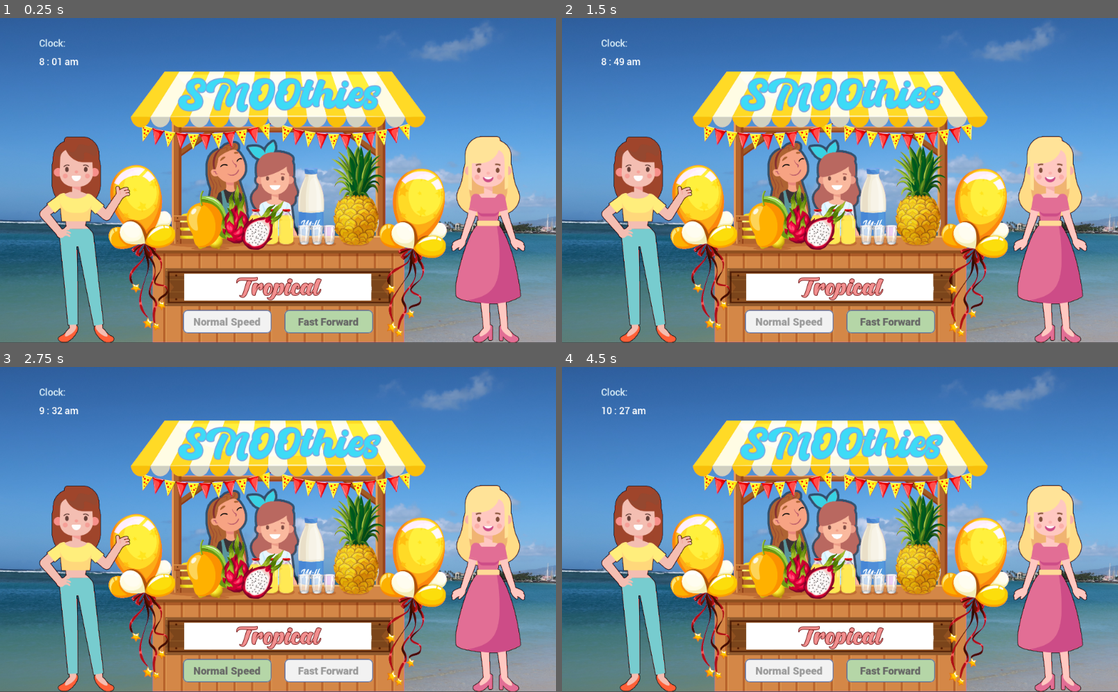
Above: before the commit, frames 1-4 (two rows, left to right).
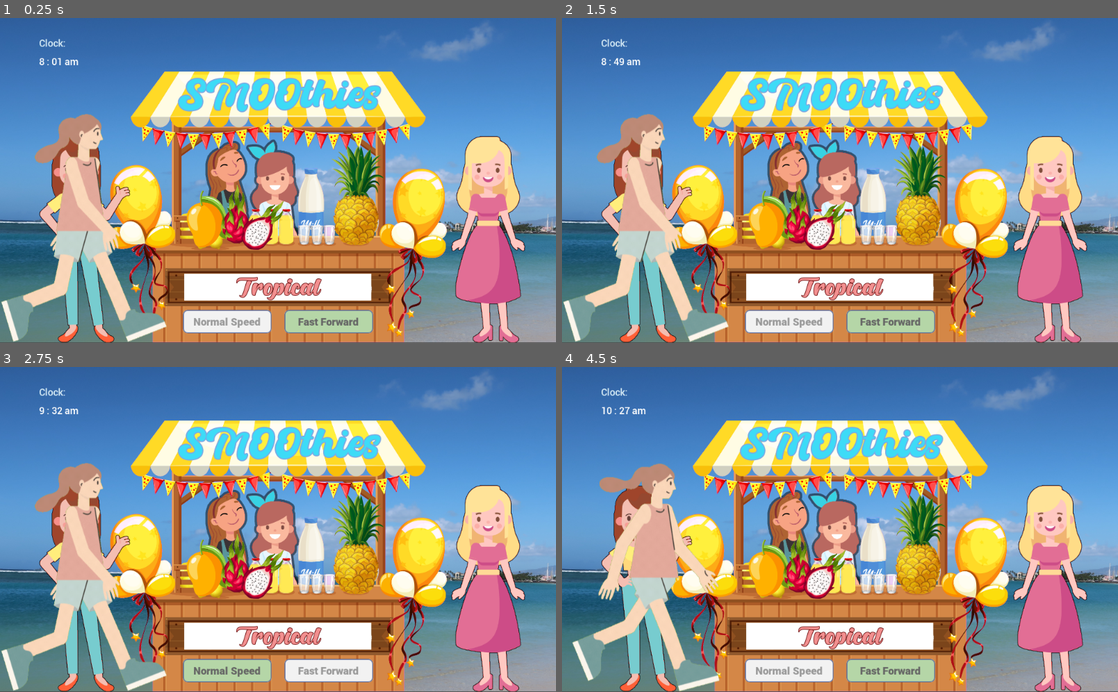
Above: after the commit, the same moments.

Repository: thepriscillawang/SMOOthies
Game: Godot game, scene res://Scenes/Simulation.tscn
Same seed, same stepped clock (60 frames per second), same inputs: the game is played once before the commit and once after it. This scene is started directly instead of the project's main scene. Sound files missing from this copy of the repository are replaced by a short silence.
Inputs (mouse positions are in pixels of both pictures, inside the frame that each line leads up to):
- Up to frame 1 (0.25 s): no input
- Up to frame 2 (1.5 s): click (890, 323) at 0.5 s; click (789, 323) at 1.25 s
- Up to frame 3 (2.75 s): click (328, 672) at 2 s
- Up to frame 4 (4.5 s): click (789, 672) at 2.75 s; click (890, 672) at 3.5 s; click (789, 672) at 4.25 s

The runs differ from the first frame. In frame 1, 5.2% of the frame differs, in the area x 0-30%, y 29-100%; in frame 2, 5.2%; in frame 3, 5.2%; in frame 4, 5.7%, in the area x 1-29%, y 29-100%.
Error in both runs: Invalid operands 'Nil' and 'int' in operator '-'. (res://Scenes/Algorithm.gd:120)

Commit message:
Character01 added to simulation scene

Diff:
--- a/src/SMOOthies/Scenes/Simulation.tscn
+++ b/src/SMOOthies/Scenes/Simulation.tscn
@@ -13,6 +13,8 @@
 [ext_resource path="res://images/button_normal-speed.png" type="Texture" id=11]
 [ext_resource path="res://images/button_normal-speed_disabled.png" type="Texture" id=12]
 [ext_resource path="res://images/button_fast-forward_disabled.png" type="Texture" id=13]
+[ext_resource path="res://images/Character_01_01.png" type="Texture" id=14]
+[ext_resource path="res://images/Character_01_02.png" type="Texture" id=15]
 
 [sub_resource type="DynamicFont" id=1]
 size = 72
@@ -33,6 +35,14 @@
 [sub_resource type="DynamicFont" id=4]
 size = 18
 font_data = ExtResource( 8 )
+
+[sub_resource type="SpriteFrames" id=5]
+animations = [ {
+"frames": [ ExtResource( 14 ), ExtResource( 15 ) ],
+"loop": true,
+"name": "default",
+"speed": 5.0
+} ]
 
 [node name="Simulation" type="Node2D"]
 position = Vector2( 0, -1 )
@@ -79,7 +89,7 @@
 align = 1
 valign = 1
 
-[node name="Label" type="Label" parent="."]
+[node name="Tropical" type="Label" parent="."]
 margin_left = 434.0
 margin_top = 464.0
 margin_right = 591.0
@@ -95,7 +105,7 @@
 wait_time = 60.0
 autostart = true
 
-[node name="Label2" type="Label" parent="."]
+[node name="ClockTitle" type="Label" parent="."]
 margin_left = 72.0
 margin_top = 37.0
 margin_right = 112.0
@@ -112,6 +122,12 @@
 custom_colors/font_color = Color( 1, 1, 1, 1 )
 custom_fonts/font = SubResource( 4 )
 
+[node name="AnimatedSprite" type="AnimatedSprite" parent="."]
+position = Vector2( 154, 382 )
+frames = SubResource( 5 )
+frame = 1
+playing = true
+
 [connection signal="pressed" from="FastForwardButton" to="." method="_on_FastForwardButton_pressed"]
 [connection signal="pressed" from="NormalSpeedButton" to="." method="_on_NormalSpeedButton_pressed"]
 [connection signal="timeout" from="Timer" to="." method="_on_Timer_timeout"]
Not shown: 1 places in src/SMOOthies/Scenes/Simulation.tscn that only renumber resources
Binary file added: src/SMOOthies/images/Character_01_01.png
Not shown, added: src/SMOOthies/images/Character_01_01.png.import
Binary file added: src/SMOOthies/images/Character_01_02.png
Not shown, added: src/SMOOthies/images/Character_01_02.png.import
